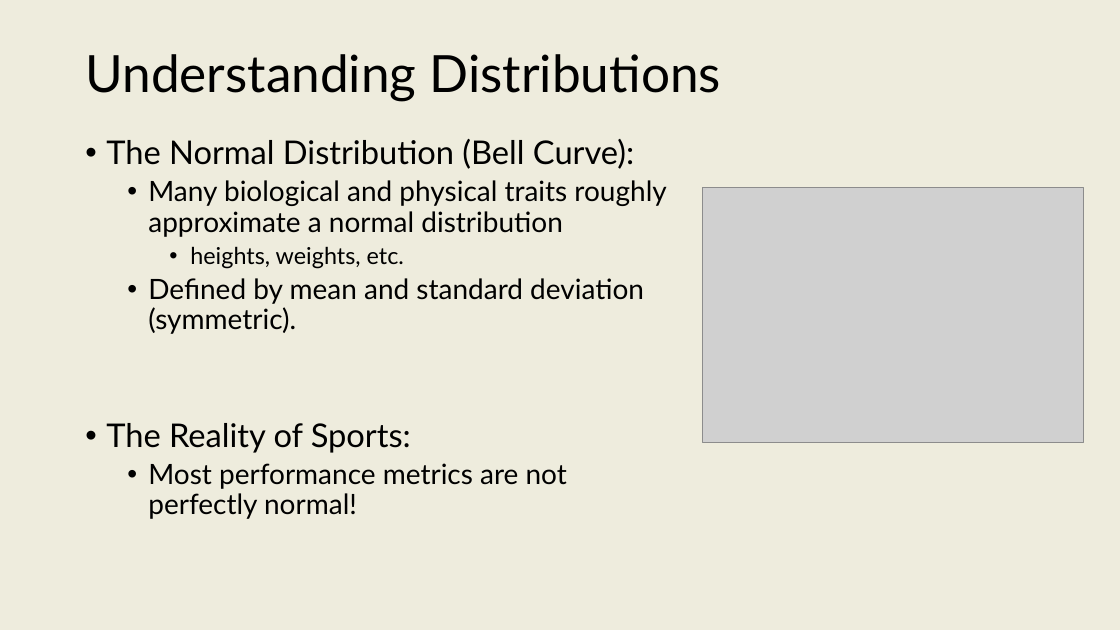
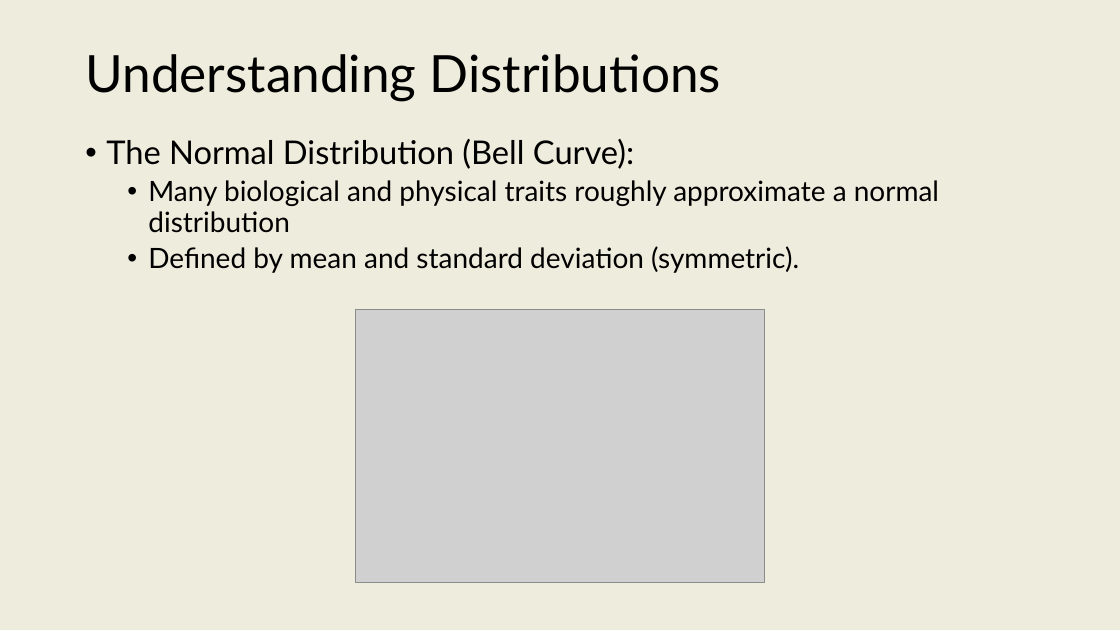
Before and after one commit to onishisaryu/HES-3000-Sports-Data-Analytics, a slide deck: slide 14 of pptx/Lecture8.pptx (slide 12 before the commit). Drawn at 1120x630 pixels with LibreOffice and Linux fonts; fonts in the diff are those of the drawing; grey boxes stand for pictures. Boxes give left, top, right and bottom in pixels: in the first picture for what was removed or moved away, otherwise in the second. Text is boxed around its words. In the diff, an @@ line names an element or a change of style, - is before the commit and + after.

```diff
--- a/pptx/Lecture8.pptx
+++ b/pptx/Lecture8.pptx
@@ text at (190,246,404,269): paragraph removed @@
-    • heights, weights, etc.
@@ picture: place and size @@
-picture at (702,187,1084,442)
+picture at (355,309,765,582)
@@ text at (106,423,567,519): paragraphs removed @@
-• The Reality of Sports:
-  • Most performance metrics are not perfectly normal!
```
Also in this commit, not shown: 7 other slides changed, 9 slides added, 2 slides removed, 2 other files.
